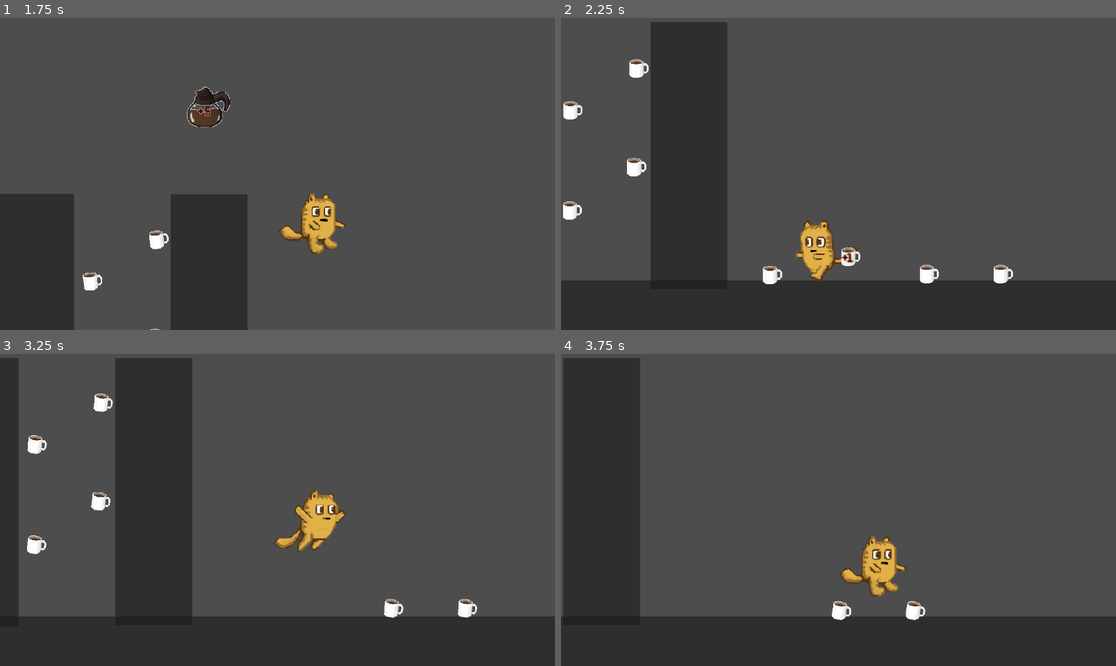
Above: before the commit, frames 1-4 (two rows, left to right).
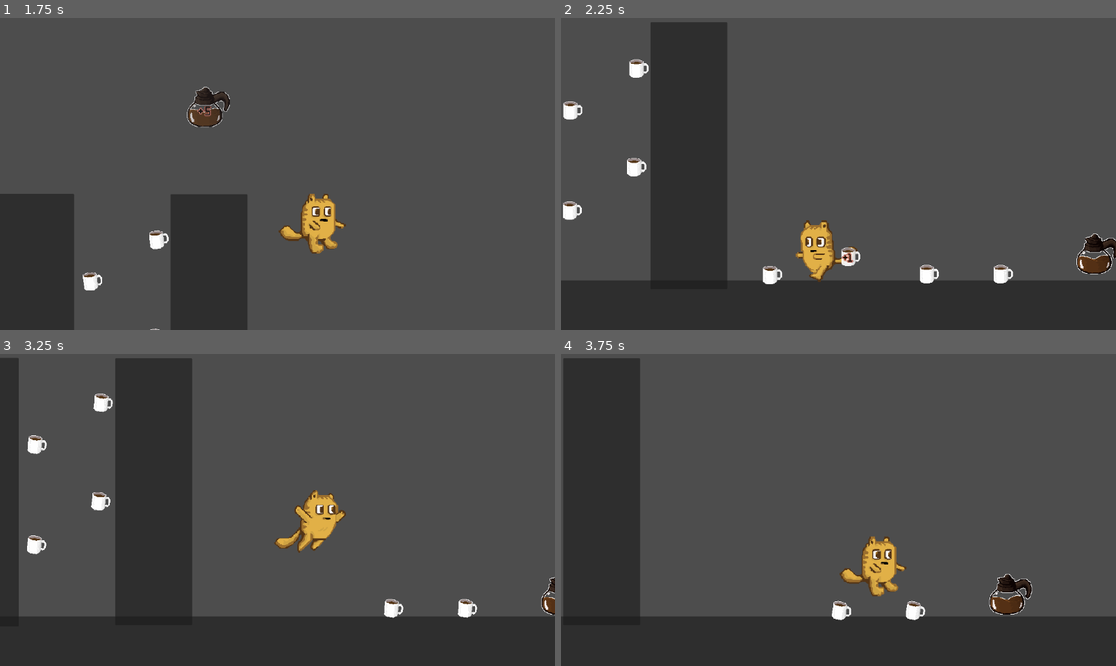
Above: after the commit, the same moments.

Repository: rnakkas/CoffeeCatProject
Game: Godot game, scene res://Scenes/test_level.tscn
Same seed, same stepped clock (60 frames per second), same inputs: the game is played once before the commit and once after it.
Inputs:
- Up to frame 1 (1.75 s): hold Right (move_right) from 0.53 s (still down); tap Space (jump) at 0.6, 0.77, 1.07, 1.35, 1.52 s
- Up to frame 2 (2.25 s): tap Space (jump) at 1.82, 2.1 s; release Right (move_right) at 2.03 s; hold Left (move_left) from 2.03 s (still down)
- Up to frame 3 (3.25 s): release Left (move_left) at 2.78 s; hold Right (move_right) from 2.78 s (still down); tap Space (jump) at 2.85, 3.02 s
- Up to frame 4 (3.75 s): keep holding Right (move_right); tap Space (jump) at 3.32, 3.6 s

Frame 1 is identical in both runs. In frame 2, 0.6% of the frame differs, in the area x 92-100%, y 69-83%; in frame 3, 0.2%; in frame 4, 0.7%, in the area x 77-85%, y 70-84%.

Commit message:
added score counter and game manager

Diff:
--- /dev/null
+++ b/Scenes/game_manager.tscn
@@ -0,0 +1,6 @@
+[gd_scene load_steps=2 format=3 uid="uid://mxw523q5nx4f"]
+
+[ext_resource type="Script" path="res://Scripts/GameManager.gd" id="1_8w6hr"]
+
+[node name="game_manager" type="Node"]
+script = ExtResource("1_8w6hr")
--- /dev/null
+++ b/Scenes/item_collection.tscn
@@ -0,0 +1,3 @@
+[gd_scene format=3 uid="uid://c3qlouf3v2u03"]
+
+[node name="ItemCollection" type="Node"]
--- a/Scenes/test_level.tscn
+++ b/Scenes/test_level.tscn
@@ -1,8 +1,9 @@
-[gd_scene load_steps=7 format=3 uid="uid://cfmp4bpt0wwlb"]
+[gd_scene load_steps=8 format=3 uid="uid://cfmp4bpt0wwlb"]
 
 [ext_resource type="PackedScene" uid="uid://rnwicnm300tm" path="res://Scenes/player.tscn" id="1_wmqhn"]
 [ext_resource type="PackedScene" uid="uid://f41uy40r0hsp" path="res://Scenes/coffee_pot.tscn" id="2_6cst6"]
 [ext_resource type="PackedScene" uid="uid://dpk3inegf0yit" path="res://Scenes/coffee.tscn" id="2_wkv4d"]
+[ext_resource type="PackedScene" uid="uid://mxw523q5nx4f" path="res://Scenes/game_manager.tscn" id="4_lle7t"]
 
 [sub_resource type="RectangleShape2D" id="RectangleShape2D_phm3u"]
 size = Vector2(3668.75, 324)
@@ -15,6 +16,9 @@
 
 [node name="test_level" type="Node2D"]
 position = Vector2(192, 9)
+
+[node name="game_manager" parent="." instance=ExtResource("4_lle7t")]
+unique_name_in_owner = true
 
 [node name="StaticBody2D" type="StaticBody2D" parent="."]
 
@@ -55,34 +59,37 @@
 offset_bottom = 420.0
 metadata/_edit_use_anchors_ = true
 
-[node name="coffees" type="Node" parent="."]
+[node name="items" type="Node" parent="."]
 
-[node name="coffee" parent="coffees" instance=ExtResource("2_wkv4d")]
+[node name="coffee" parent="items" instance=ExtResource("2_wkv4d")]
 position = Vector2(547, -243)
 
-[node name="coffee8" parent="coffees" instance=ExtResource("2_wkv4d")]
+[node name="coffee8" parent="items" instance=ExtResource("2_wkv4d")]
 position = Vector2(1627, 367)
 
-[node name="coffee2" parent="coffees" instance=ExtResource("2_wkv4d")]
+[node name="coffee2" parent="items" instance=ExtResource("2_wkv4d")]
 position = Vector2(351, -119)
 
-[node name="coffee3" parent="coffees" instance=ExtResource("2_wkv4d")]
+[node name="coffee3" parent="items" instance=ExtResource("2_wkv4d")]
 position = Vector2(540, 49)
 
-[node name="coffee5" parent="coffees" instance=ExtResource("2_wkv4d")]
+[node name="coffee5" parent="items" instance=ExtResource("2_wkv4d")]
 position = Vector2(1408, 367)
 
-[node name="coffee6" parent="coffees" instance=ExtResource("2_wkv4d")]
+[node name="coffee6" parent="items" instance=ExtResource("2_wkv4d")]
 position = Vector2(943, 369)
 
-[node name="coffee7" parent="coffees" instance=ExtResource("2_wkv4d")]
+[node name="coffee7" parent="items" instance=ExtResource("2_wkv4d")]
 position = Vector2(1175, 370)
 
-[node name="coffee4" parent="coffees" instance=ExtResource("2_wkv4d")]
+[node name="coffee4" parent="items" instance=ExtResource("2_wkv4d")]
 position = Vector2(349, 178)
 
-[node name="coffee_pot" parent="coffees" instance=ExtResource("2_6cst6")]
+[node name="coffee_pot" parent="items" instance=ExtResource("2_6cst6")]
 position = Vector2(704, -441)
+
+[node name="coffee_pot2" parent="items" instance=ExtResource("2_6cst6")]
+position = Vector2(1918, 339)
 
 [node name="player" parent="." instance=ExtResource("1_wmqhn")]
 position = Vector2(21, -504)
--- /dev/null
+++ b/Scripts/GameManager.gd
@@ -0,0 +1,7 @@
+extends Node
+
+var coffee_score: int = 0;
+
+func increase_coffee_score(count: int) -> void:
+	coffee_score += count;
+	print("Score: " + str(coffee_score));
--- a/Scripts/ItemCollection.gd
+++ b/Scripts/ItemCollection.gd
@@ -1,11 +1,19 @@
 class_name ItemCollection
 extends Node
 
-func player_collects_item(object: Object, animation: AnimatedSprite2D) -> void:
+func player_collects_item(object: Object, animation: AnimatedSprite2D, game_manager: Node) -> void:
+	_increase_score(object, game_manager);
+
 	var tween_1: Tween = object.get_tree().create_tween();
 	var tween_2: Tween = object.get_tree().create_tween();
-	print("player enter");
 	animation.play("collect");
 	tween_1.tween_property(object, "modulate:a", 0, 1.6);
 	tween_2.tween_property(object, "position", object.position - Vector2(0, 210), 0.45);
 	tween_2.tween_callback(object.queue_free);
+
+func _increase_score(object: Object, game_manager: Node) -> void:
+	match object.identifier:
+		"coffee":
+			game_manager.increase_coffee_score(1);
+		"coffee_pot":
+			game_manager.increase_coffee_score(5);
--- a/Scripts/coffee.gd
+++ b/Scripts/coffee.gd
@@ -2,21 +2,15 @@
 extends Area2D
 
 @onready var animation: AnimatedSprite2D = $sprite;
+@onready var game_manager: Node = %game_manager;
 
-var collect_item : ItemCollection = ItemCollection.new();
+var identifier: String
 
 func _ready() -> void:
+	identifier = "coffee";
 	animation.play("idle");
 
 func _on_body_entered(body: Node2D) -> void:
-	## Remove
-	#var tween_1: Tween = get_tree().create_tween();
-	#var tween_2: Tween = get_tree().create_tween();
 	if body.name == "player":
-		## Remove
-		#print("player enter");
-		#animation.play("collect");
-		#tween_1.tween_property(self, "modulate:a", 0, 1.5);
-		#tween_2.tween_property(self, "position", position - Vector2(0, 220), 0.4);
-		#tween_2.tween_callback(queue_free);
-		collect_item.player_collects_item(self, animation);
+		var item_collection: ItemCollection = ItemCollection.new()
+		item_collection.player_collects_item(self, animation, game_manager);
--- a/Scripts/coffee_pot.gd
+++ b/Scripts/coffee_pot.gd
@@ -1,13 +1,16 @@
 class_name CoffeePot
 extends Area2D
 
-@onready var animation : AnimatedSprite2D = $sprite;
+@onready var animation: AnimatedSprite2D = $sprite;
+@onready var game_manager: Node = %game_manager;
 
-var collect_item : ItemCollection = ItemCollection.new();
+var identifier: String;
 
 func _ready() -> void:
+	identifier = "coffee_pot";
 	animation.play("idle");
 
 func _on_body_entered(body: Node2D) -> void:
 	if body.name == "player":
-		collect_item.player_collects_item(self, animation);
+		var item_collection: ItemCollection = ItemCollection.new()
+		item_collection.player_collects_item(self, animation, game_manager);
--- a/Scripts/player.gd
+++ b/Scripts/player.gd
@@ -56,12 +56,12 @@
 			velocity.y = JUMP_VELOCITY
 			animation.play("jump");
 		STATE.WALL_SLIDE:
-			print("wall slide");
+			#print("wall slide");
 			animation.play("wall_slide");
 		STATE.FALL:
 			animation.play("fall");
 		STATE.WALL_JUMP:
-			print("wall jump");
+			#print("wall jump");
 			velocity.y = WALL_JUMP_VELOCITY;
 			animation.play("jump");
 
